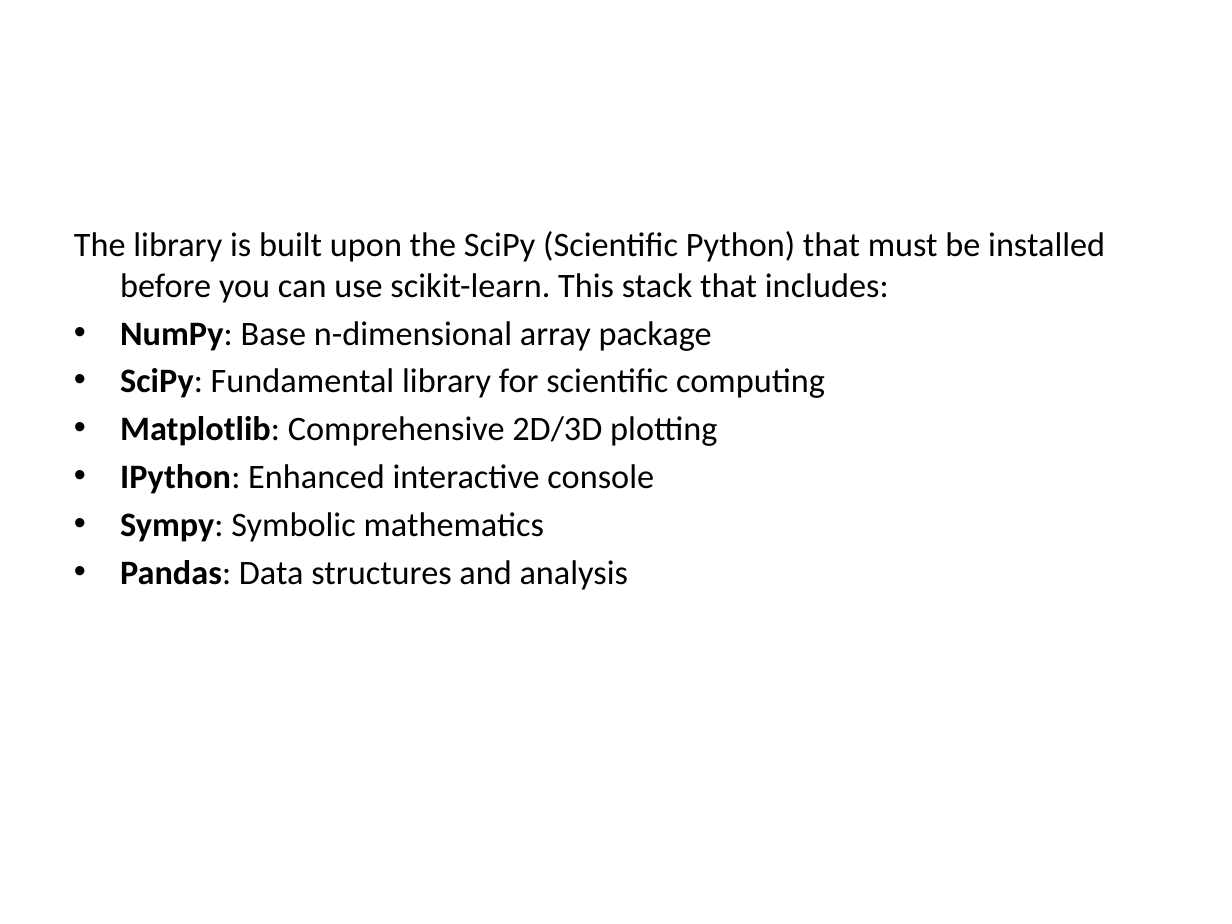
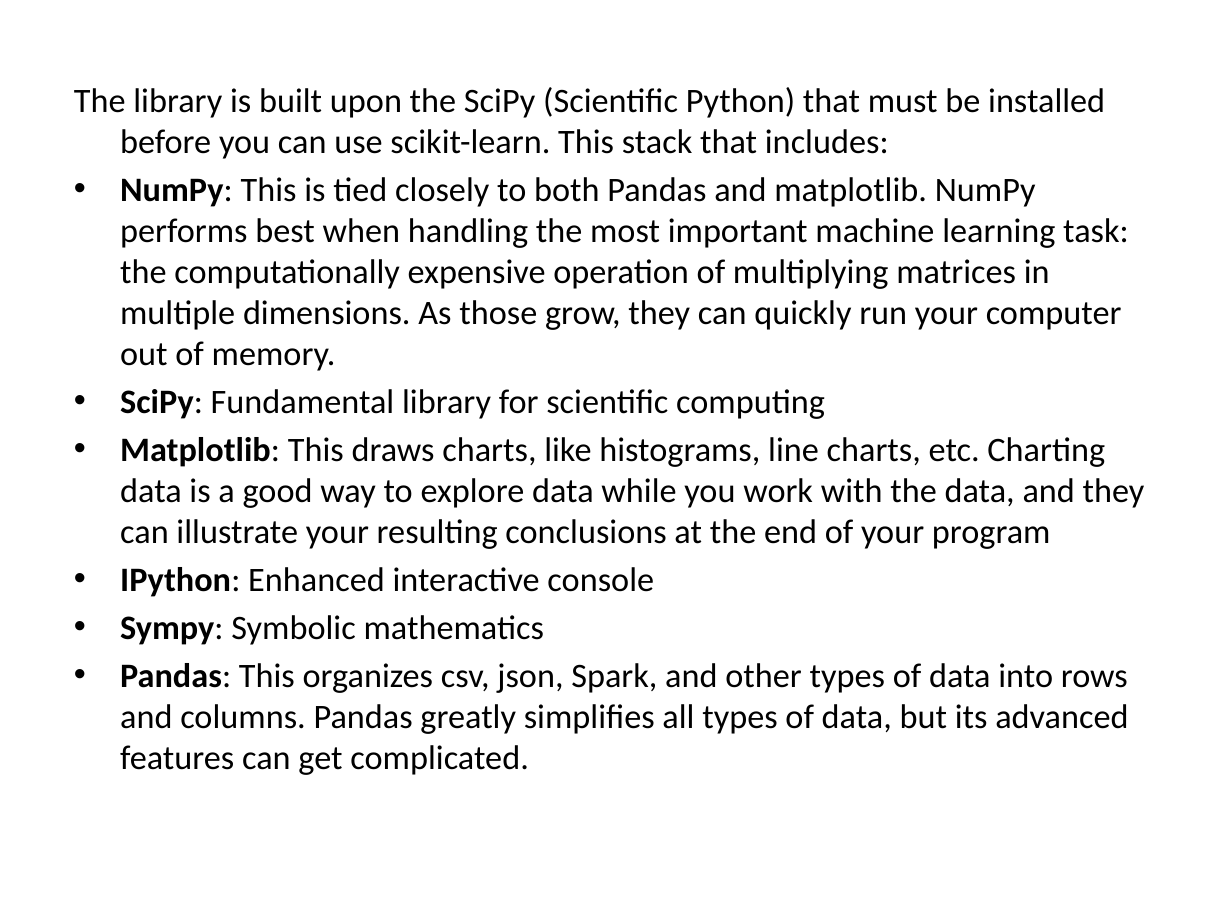
Before and after one commit to Shehroz951/python_exam, a slide deck: slide 4 of SKLearn.pptx (slide 3 before the commit). Drawn at 1232x924 pixels with LibreOffice and Linux fonts; fonts in the diff are those of the drawing. Boxes give left, top, right and bottom in pixels: in the first picture for what was removed or moved away, otherwise in the second. Text is boxed around its words. In the diff, an @@ line names an element or a change of style, - is before the commit and + after.

```diff
--- a/SKLearn.pptx
+++ b/SKLearn.pptx
@@ text "The library is built upon ...": place and size @@
-text "The library is built upon ..." at <box>74,231,1105,590</box>
+text "The library is built upon ..." at <box>74,87,1145,775</box>
@@ text at <box>120,177,1129,371</box>: text changed @@
-• NumPy: Base n-dimensional array package
+• NumPy: This is tied closely to both Pandas and matplotlib. NumPy performs best when handling the most important machine learning task: the computationally expensive operation of multiplying matrices in multiple dimensions. As those grow, they can quickly run your computer out of memory.
@@ text at <box>120,437,1145,549</box>: text changed @@
-• Matplotlib: Comprehensive 2D/3D plotting
+• Matplotlib: This draws charts, like histograms, line charts, etc. Charting data is a good way to explore data while you work with the data, and they can illustrate your resulting conclusions at the end of your program
@@ text at <box>120,663,1128,775</box>: text changed @@
-• Pandas: Data structures and analysis
+• Pandas: This organizes csv, json, Spark, and other types of data into rows and columns. Pandas greatly simplifies all types of data, but its advanced features can get complicated.
```
Also in this commit, not shown: 4 other slides changed, 7 slides added, 4 other files.
